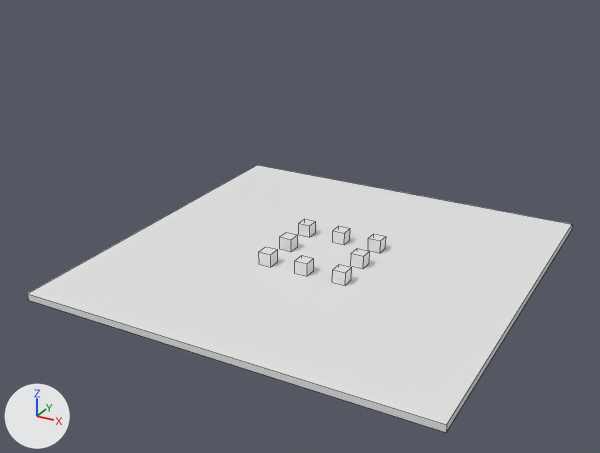
The Blender file blend_files/Environment.blend, before and after one commit.
Rendered twice from a 50 mm lens placed at (102.1, -200.2, 108.0), pointed at (-2.2, -10.6, 13.2). Lighting does not change. The marker at lower left points along +X, +Y and +Z. Mesh edges are drawn as thin lines.

In view in the first picture: 'Plane-col'.
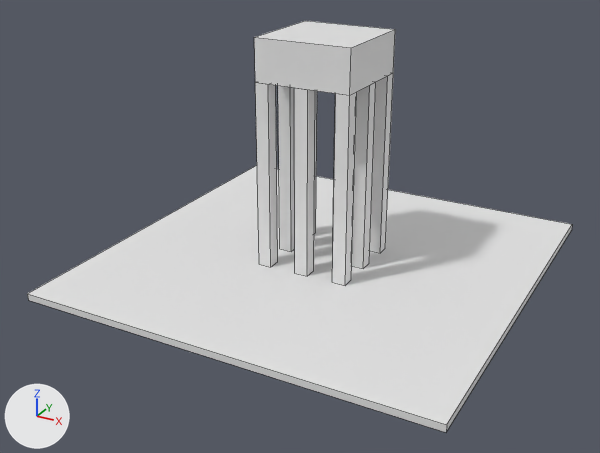
What differs and where, as boxes (x1, y1, x2, y2) in the pictures (600 x 453 px; the box of a moved part takes in the faces that stretch with it):
'Plane-col', reshaped (54% taller)
    before: (27, 165, 572, 432)
    after: (27, 21, 572, 432)
part 1 of me_plane_001, added
    after: (254, 21, 395, 95)
part 2 of me_plane_001, moved or reshaped
    before: (259, 219, 386, 285)
    after: (255, 73, 393, 285)

The change in detail:
me_plane_001 is used by ob_plane_col; location (0.0, 0.0, 0.0).
me_plane_001 had 72 vertices, 54 faces and spanned x -60.0..60.0, y -60.0..60.0, z -2.0..4.0.
me_plane_001 now has 96 vertices, 76 faces and spans x -60.0..60.0, y -60.0..60.0, z -2.0..66.0.
me_plane_001 part 1: a new loose piece of 24 vertices spanning x -14.0..14.0, y -14.0..14.0, z 54.0..66.0, in mat_material_001 (white #e7e7e7).
Part 2, on me_plane_001:
32 vertices are removed from x -14.0..14.0, y -14.0..14.0, z 4.0.
40 faces are deleted.
32 new vertices lie (0.0, 0.0, 54.0) away from vertices in x -14.0..14.0, y -14.0..14.0, z 0.0.
40 new faces join them, mat_material_002 (white #e7e7e7).
